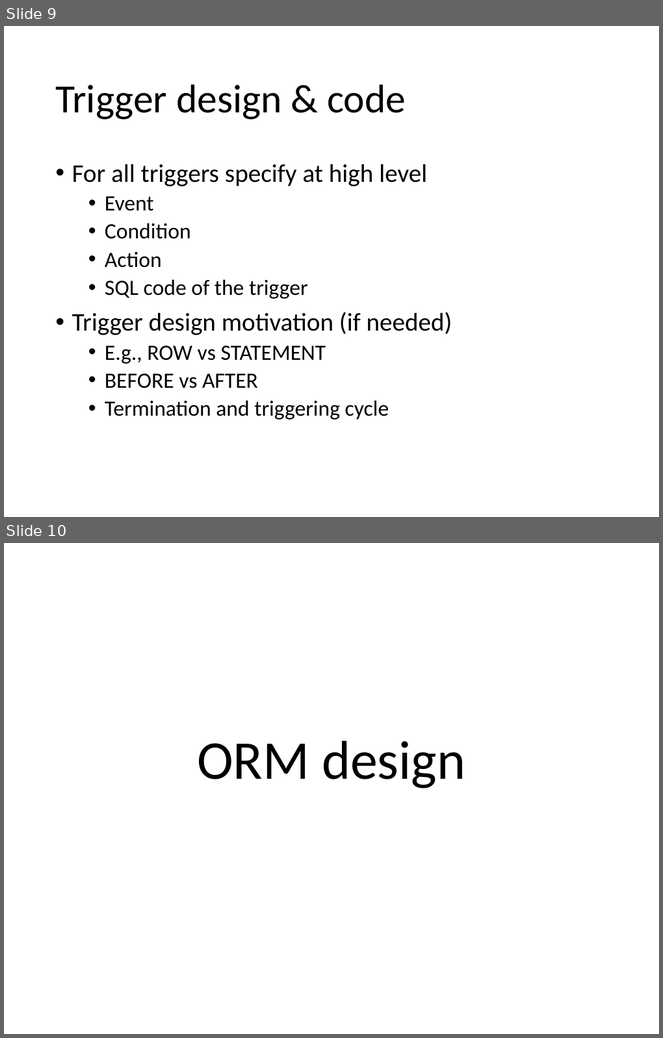
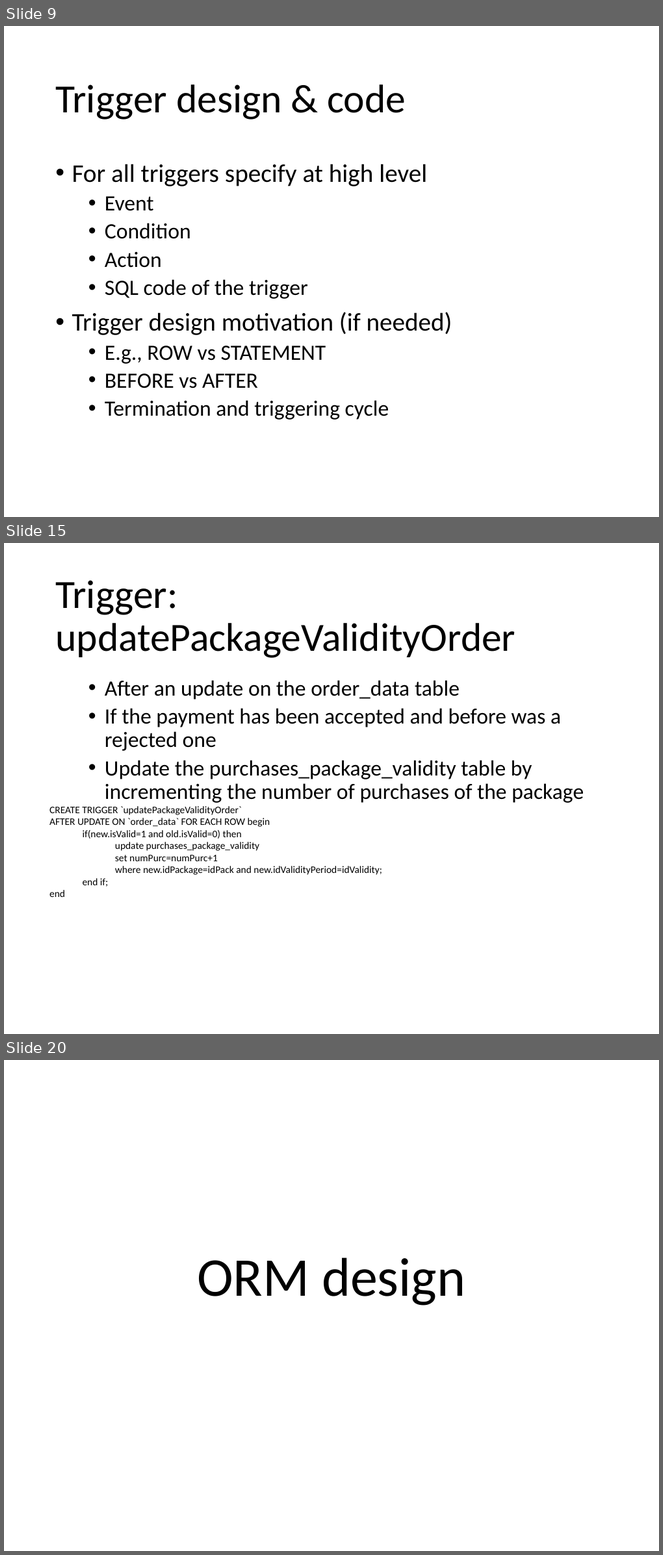
Before and after one commit to CanaliDavide/ProjectBD2-CanaliCordioli, a slide deck: TemplateProjectDocumentation.pptx. Shown one above the other, each under a label of ours: slides 9 and 10 before the commit, slides 9, 15 and 20 after it; the slides between them are not shown. The pictures are 663x1038 and 663x1555 pixels, drawn with LibreOffice and Linux fonts; fonts in the diff are those of the drawing. Boxes give left, top, right and bottom in pixels: in the first picture for what was removed or moved away, otherwise in the second. Text is boxed around its words. In the diff, an @@ line names an element or a change of style, - is before the commit and + after.

```diff
--- a/TemplateProjectDocumentation.pptx
+++ b/TemplateProjectDocumentation.pptx
@@ slide 15 added at (4, 543, 659, 1034), background #FFFFFF @@
@@ title added at (55, 580, 516, 658), 44 pt, text #000000 @@
+Trigger: updatePackageValidityOrder
@@ text added at (105, 680, 584, 803), 24 pt, text #000000 @@
+  • After an update on the order_data table
+  • If the payment has been accepted and before was a rejected one
+  • Update the purchases_package_validity table by incrementing the number of purchases of the package
@@ text added at (50, 806, 382, 897), 11 pt, text #000000 @@
+CREATE TRIGGER `updatePackageValidityOrder`
+AFTER UPDATE ON `order_data` FOR EACH ROW begin
+  if(new.isValid=1 and old.isValid=0) then
+    update purchases_package_validity
+    set numPurc=numPurc+1
+    where new.idPackage=idPack and new.idValidityPeriod=idValidity;
+  end if;
+end
@@ what was slide 10 is now slide 20 @@
```
Also in this commit, not shown: 4 slides changed, 10 other slides added, 1 slide removed.
